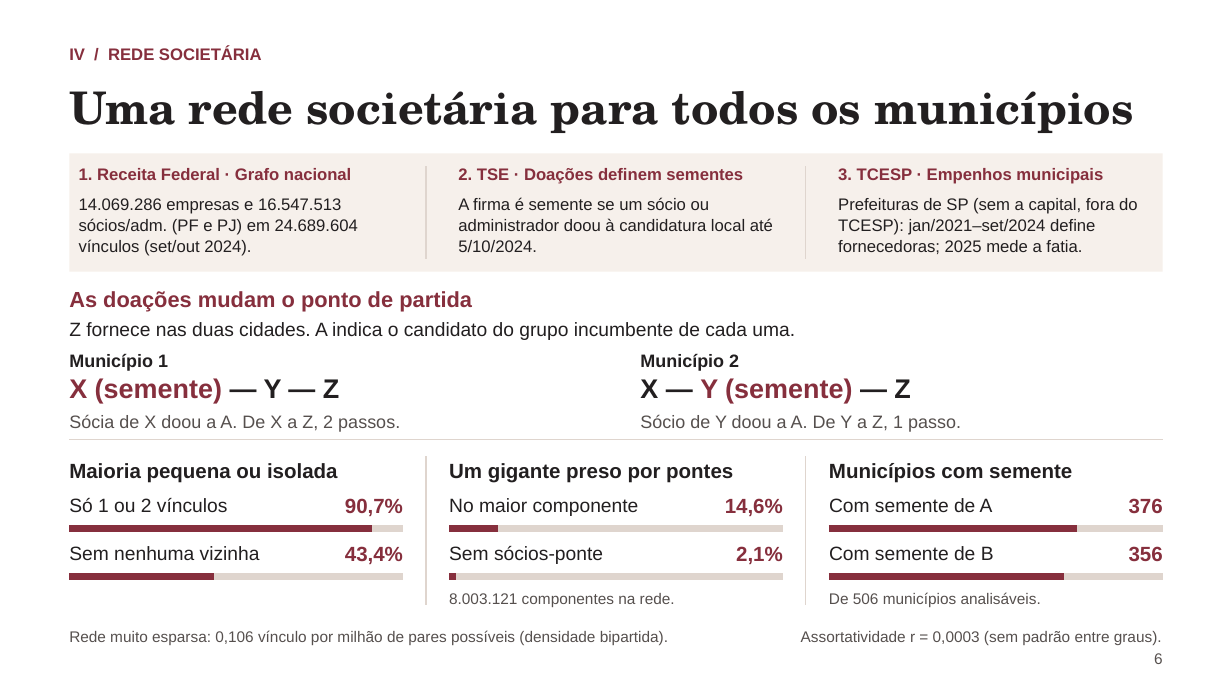
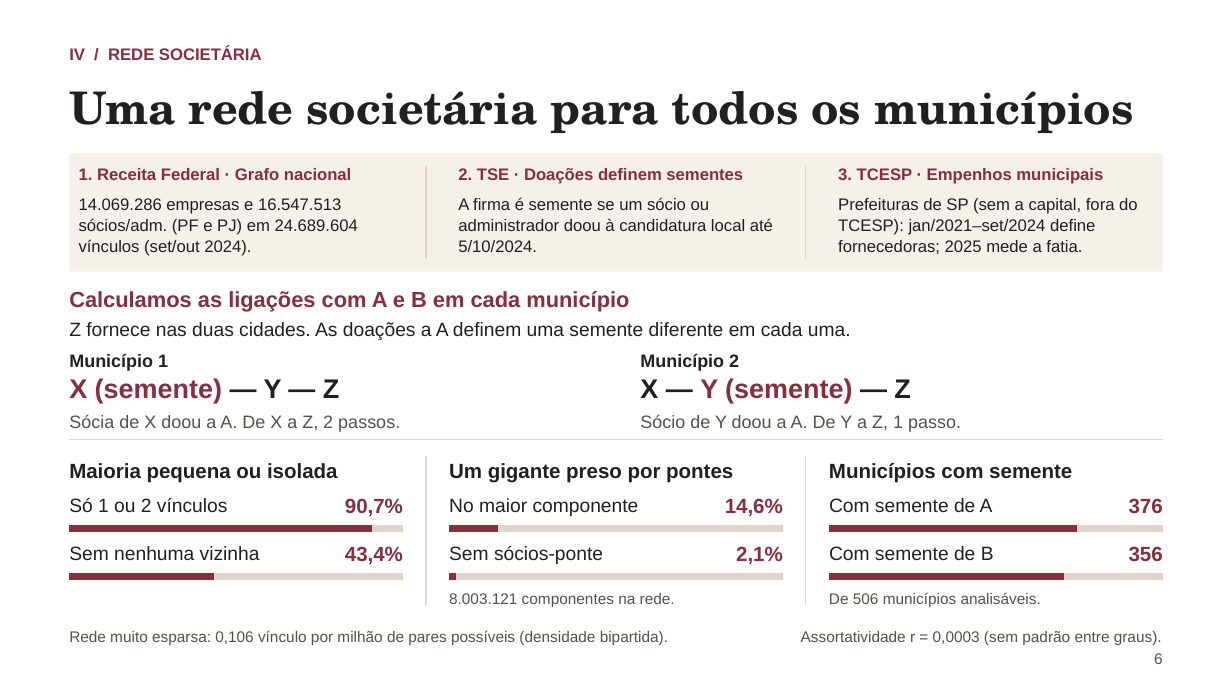
Before and after one commit to rafaelt0/redes-empresariais-alternancia-politica, a slide deck: slide 6 of output/deck.pptx. Drawn at 1232x693 pixels with LibreOffice and Linux fonts; fonts in the diff are those of the drawing. Boxes give left, top, right and bottom in pixels: in the first picture for what was removed or moved away, otherwise in the second. Text is boxed around its words. In the diff, an @@ line names an element or a change of style, - is before the commit and + after.

```diff
--- a/output/deck.pptx
+++ b/output/deck.pptx
@@ text at [69, 291, 629, 312]: text changed @@
-As doações mudam o ponto de partida
+Calculamos as ligações com A e B em cada município
@@ text at [69, 322, 851, 340]: text changed @@
-Z fornece nas duas cidades. A indica o candidato do grupo incumbente de cada uma.
+Z fornece nas duas cidades. As doações a A definem uma semente diferente em cada uma.
```
Also in this commit, not shown: 1 other slide changed, 13 other files.
